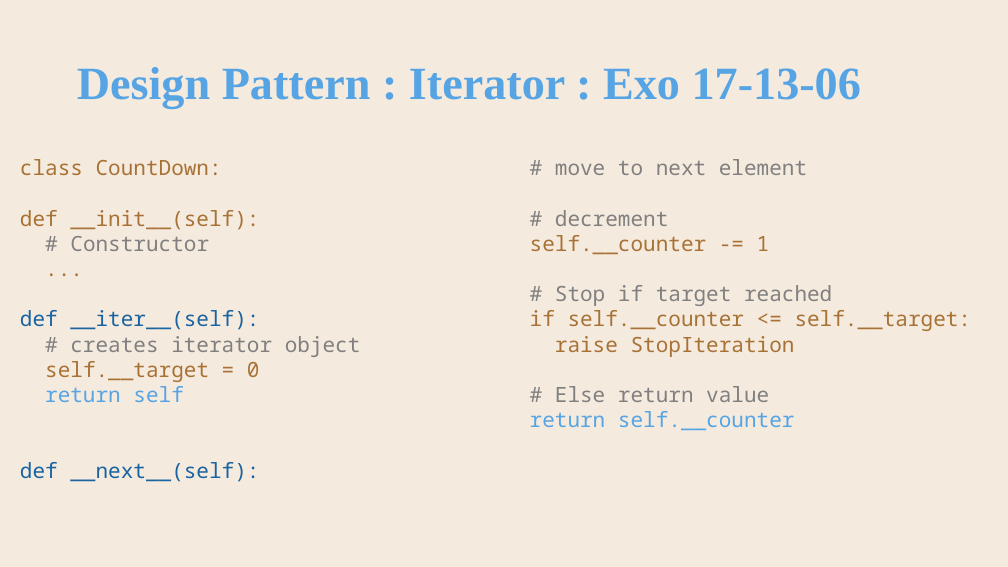
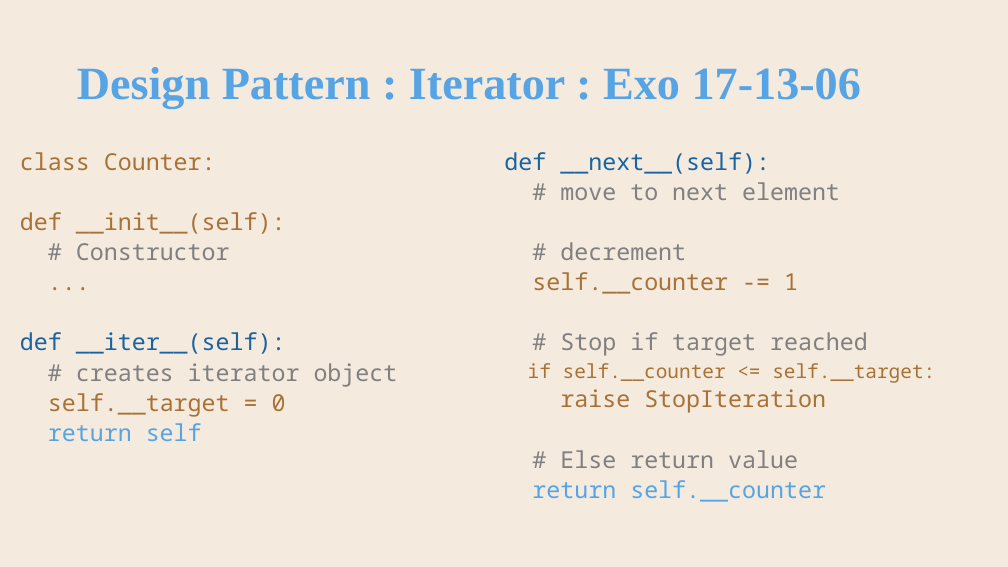
Before and after one commit to AlainWafflard/4IPO3, a slide deck: slide 35 of 17-POO-design-pattern/syllabus_17.pptx (slide 34 before the commit). Drawn at 1008x567 pixels with LibreOffice and Linux fonts; fonts in the diff are those of the drawing; background and template pictures are left out. Boxes give left, top, right and bottom in pixels: in the first picture for what was removed or moved away, otherwise in the second. Text is boxed around its words. In the diff, an @@ line names an element or a change of style, - is before the commit and + after.

```diff
--- a/17-POO-design-pattern/syllabus_17.pptx
+++ b/17-POO-design-pattern/syllabus_17.pptx
@@ text at box(20, 152, 216, 170): text changed; size 20 to 22.2 pt @@
-class CountDown:
+class Counter:
@@ text at box(20, 152, 935, 502): size 20 to 22.2 pt in "def __init__(self):", "# Constructor", "...", "def __iter__(self):" and 11 more places; size 20 to 18.5 pt in "if self.__counter <= self.__target:"; line spacing 1 to 0.7; more space between paragraphs @@
```
Also in this commit, not shown: 7 other slides changed, 1 slide added, 6 slides removed, 2 other files.
